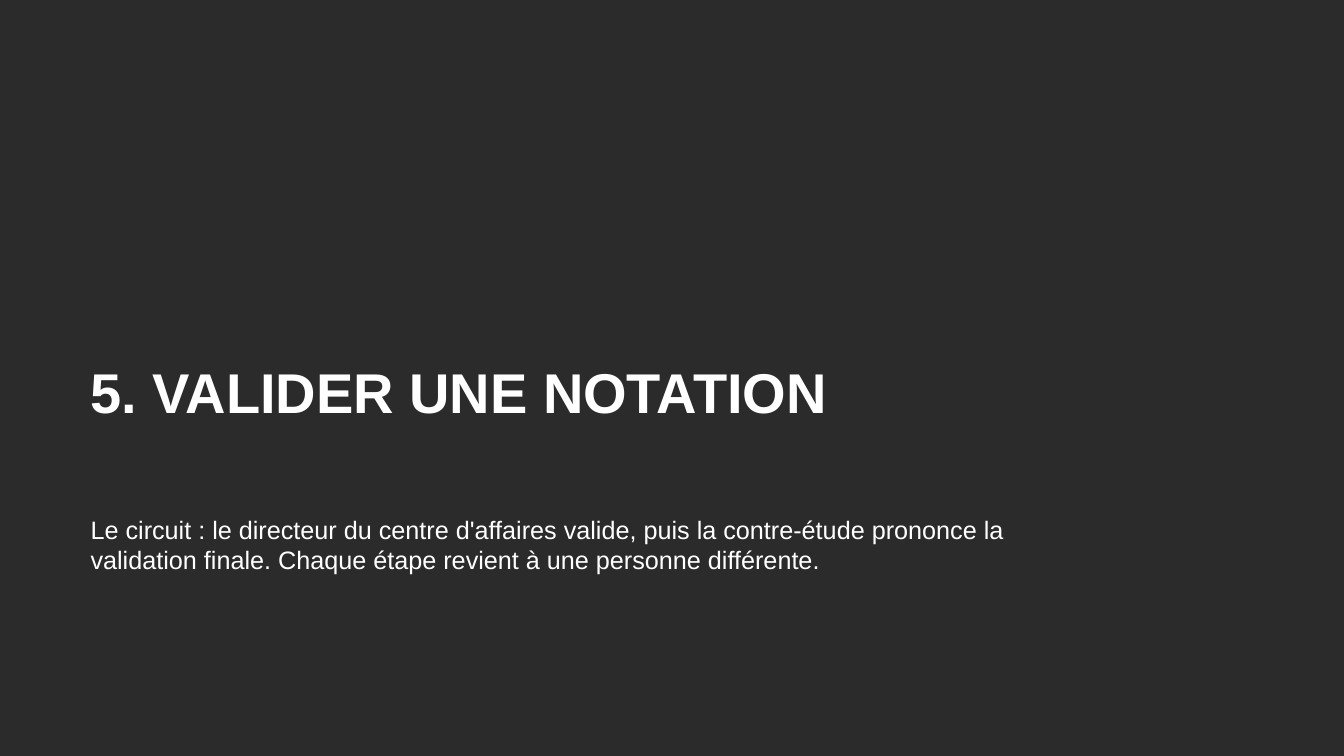
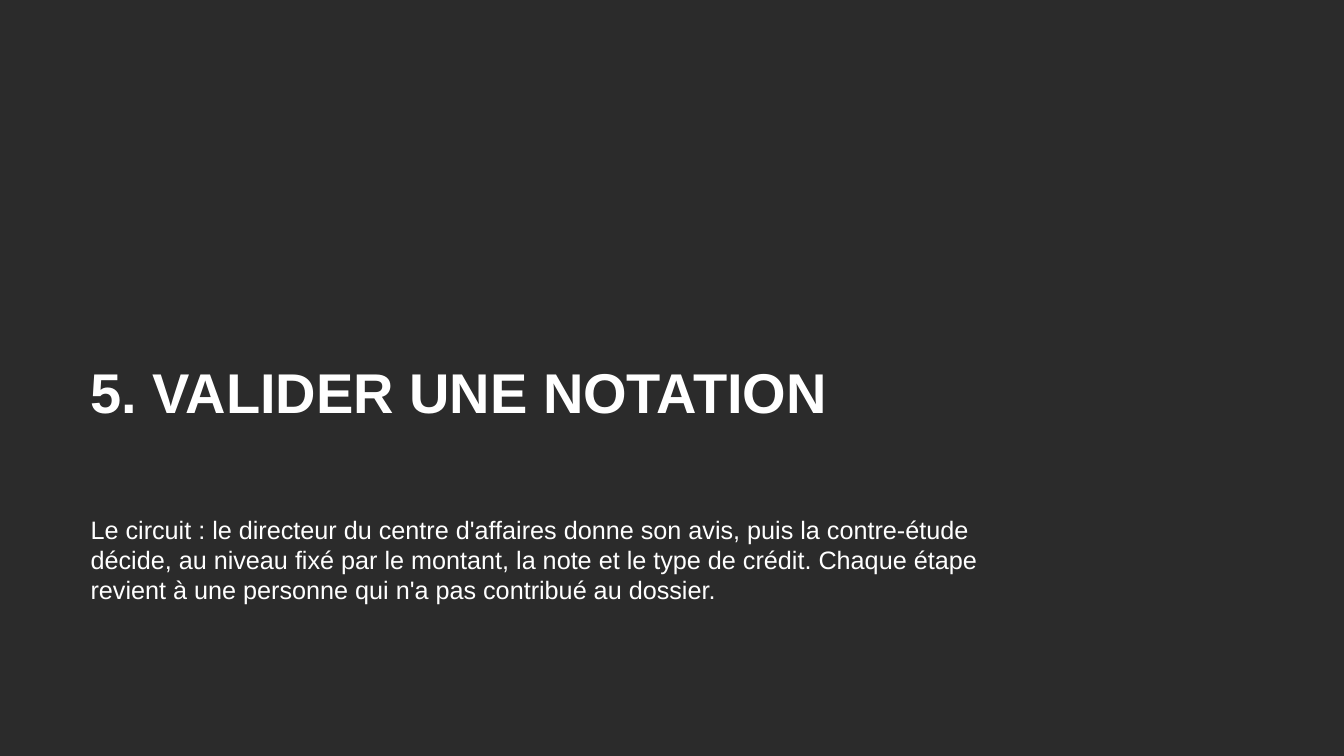
Before and after one commit to tariqeddoumi/Entreprise-scoring-cl, a slide deck: slide 47 of docs/guides/Guide_utilisateur_outil_notation.pptx (slide 36 before the commit). Drawn at 1344x756 pixels with LibreOffice and Linux fonts; fonts in the diff are those of the drawing; background and template pictures are left out; a plain dark background stands for a picture behind light text. Boxes give left, top, right and bottom in pixels: in the first picture for what was removed or moved away, otherwise in the second. Text is boxed around its words. In the diff, an @@ line names an element or a change of style, - is before the commit and + after.

```diff
--- a/docs/guides/Guide_utilisateur_outil_notation.pptx
+++ b/docs/guides/Guide_utilisateur_outil_notation.pptx
@@ text at (91,520,977,605): text changed @@
-Le circuit : le directeur du centre d'affaires valide, puis la contre-étude prononce la validation finale. Chaque étape revient à une personne différente.
+Le circuit : le directeur du centre d'affaires donne son avis, puis la contre-étude décide, au niveau fixé par le montant, la note et le type de crédit. Chaque étape revient à une personne qui n'a pas contribué au dossier.
```
Also in this commit, not shown: 14 other slides changed, 24 slides added, 1 other file.
